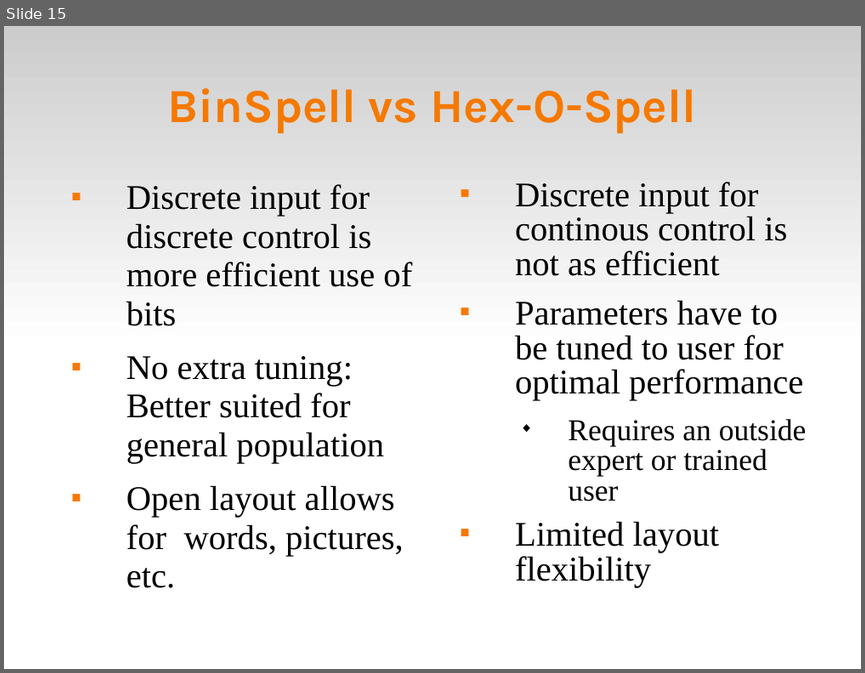
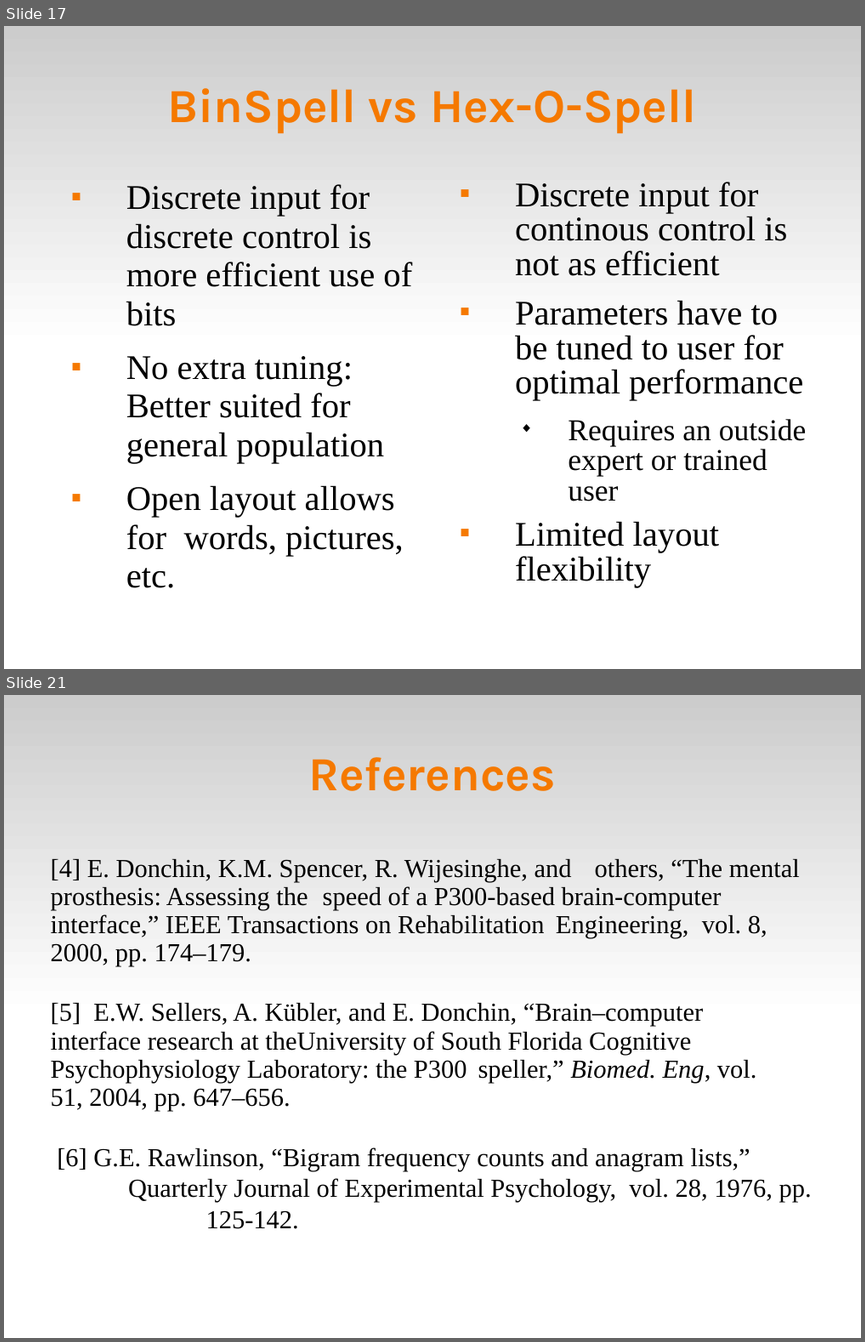
Before and after one commit to abdullah38rcc/BCI-Virtual-Keyboard, a slide deck: circlespell/docs/virtKey.ppt. Shown one above the other, each under a label of ours: slide 15 before the commit, slides 17 and 21 after it; the slides between them are not shown. The pictures are 865x673 and 865x1342 pixels, drawn with LibreOffice and Linux fonts; fonts in the diff are those of the drawing. Boxes give left, top, right and bottom in pixels: in the first picture for what was removed or moved away, otherwise in the second. Text is boxed around its words. In the diff, an @@ line names an element or a change of style, - is before the commit and + after.

```diff
--- a/circlespell/docs/virtKey.ppt
+++ b/circlespell/docs/virtKey.ppt
@@ slide 21 added at (x1=4, y1=695, x2=861, y2=1338), background #FFFFFF; not listed: 1 template element that a slide beside it also shows @@
@@ title added at (x1=308, y1=757, x2=556, y2=791), 44 pt, text #F57900, bold @@
+References
@@ text added at (x1=51, y1=859, x2=812, y2=1229), 24 pt, text #000000 @@
+[4] E. Donchin, K.M. Spencer, R. Wijesinghe, and others, “The mental prosthesis: Assessing the speed of a P300-based brain-computer interface,” IEEE Transactions on Rehabilitation Engineering, vol. 8, 2000, pp. 174–179.
+[5] E.W. Sellers, A. Kübler, and E. Donchin, “Brain–computer interface research at theUniversity of South Florida Cognitive Psychophysiology Laboratory: the P300 speller,” Biomed. Eng, vol. 51, 2004, pp. 647–656.
+[6] G.E. Rawlinson, “Bigram frequency counts and anagram lists,” Quarterly Journal of Experimental Psychology, vol. 28, 1976, pp. 125-142.
@@ what was slide 15 is now slide 17 @@
```
Also in this commit, not shown: 9 slides changed, 3 other slides added, 1 slide removed.
